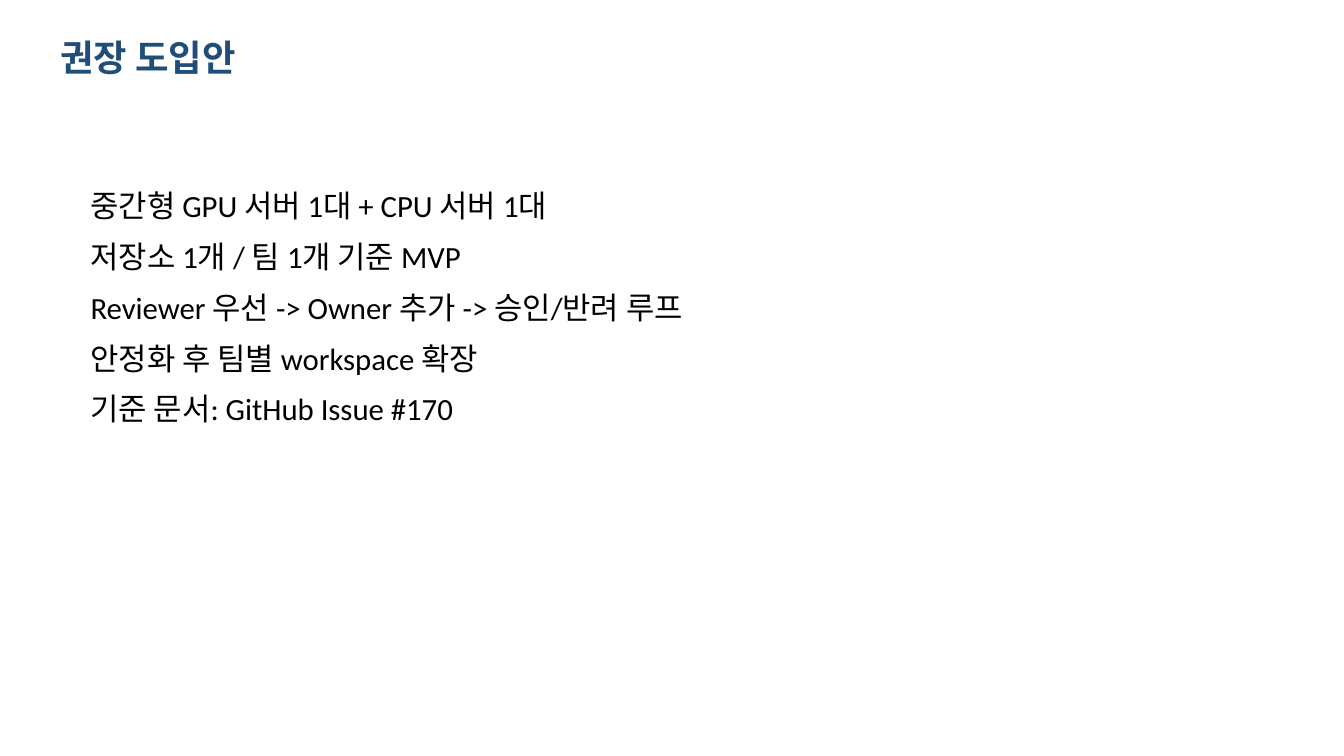
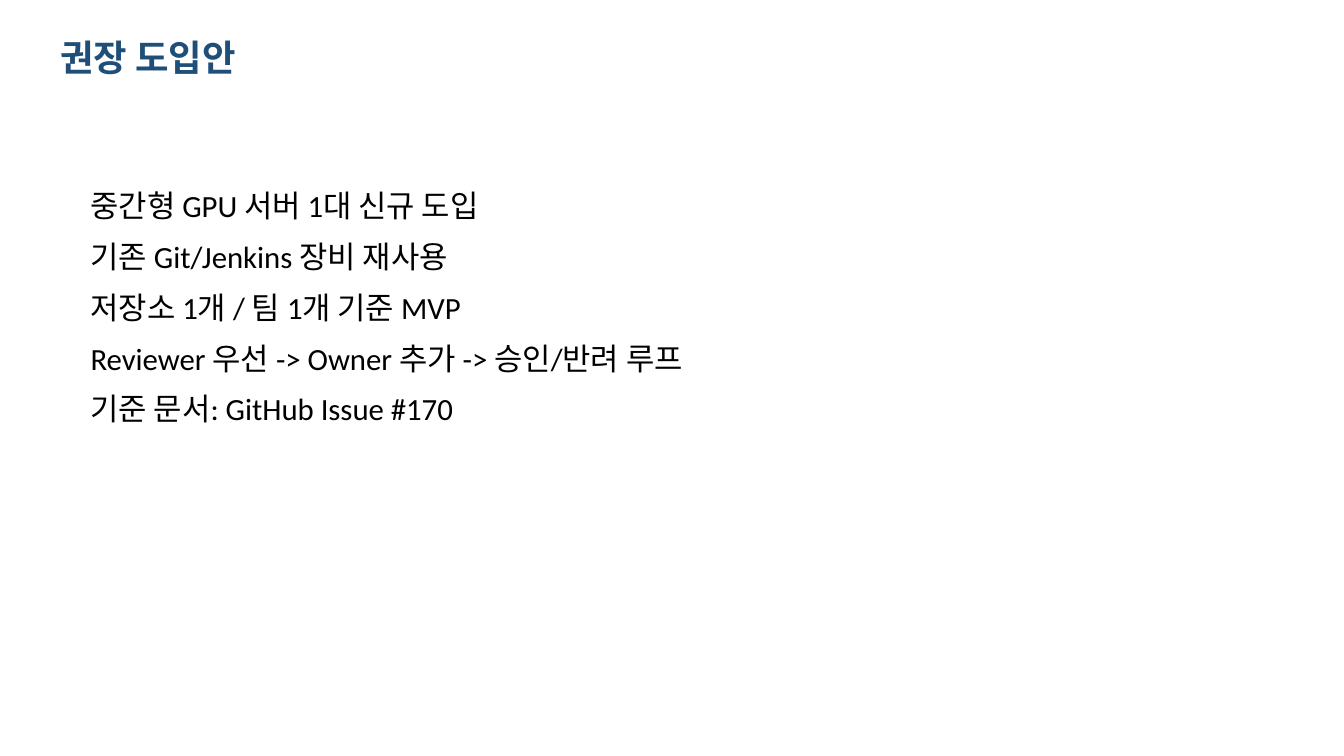
Before and after one commit to SeoArin9142/GameChatTranslator, a slide deck: slide 6 of docs/presentations/issue-170-internal-ai-system-proposal.pptx. Drawn at 1344x756 pixels with LibreOffice and Linux fonts; fonts in the diff are those of the drawing. Boxes give left, top, right and bottom in pixels: in the first picture for what was removed or moved away, otherwise in the second. Text is boxed around its words. In the diff, an @@ line names an element or a change of style, - is before the commit and + after.

```diff
--- a/docs/presentations/issue-170-internal-ai-system-proposal.pptx
+++ b/docs/presentations/issue-170-internal-ai-system-proposal.pptx
@@ text at (x1=91, y1=191, x2=479, y2=271): text changed @@
-중간형 GPU 서버 1대 + CPU 서버 1대
+중간형 GPU 서버 1대 신규 도입
+기존 Git/Jenkins 장비 재사용
@@ text at (x1=91, y1=344, x2=478, y2=375): paragraph removed @@
-안정화 후 팀별 workspace 확장
```
Also in this commit, not shown: 4 other slides changed, 4 other files.
